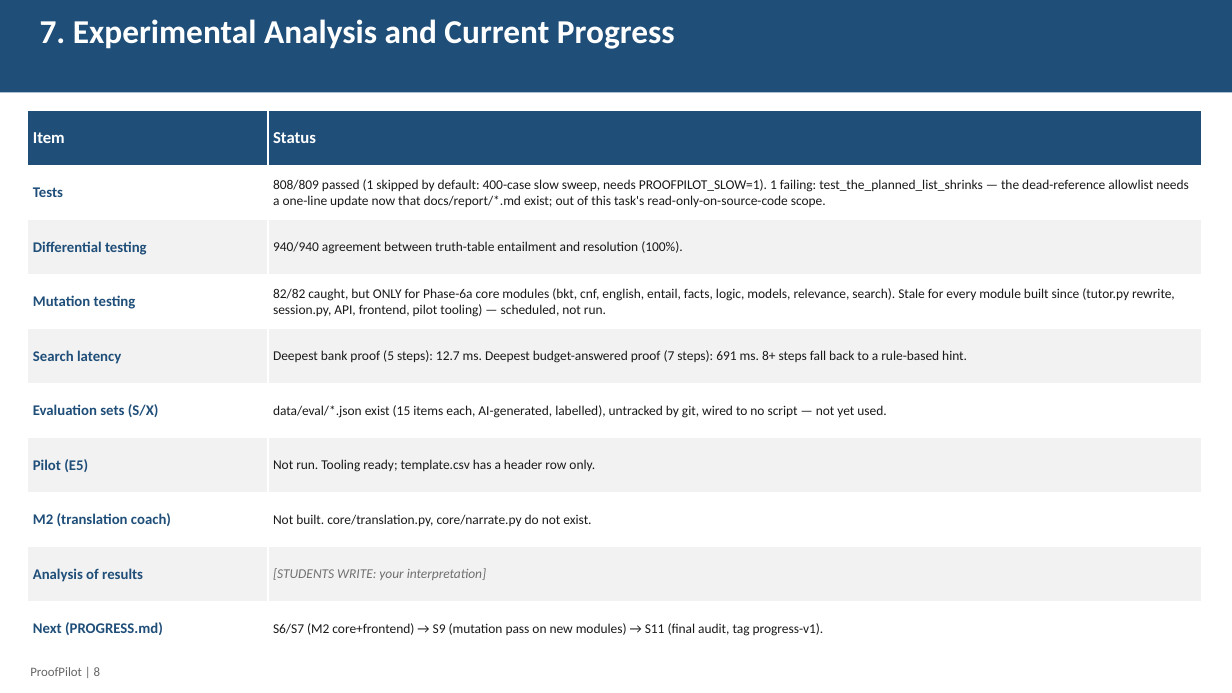
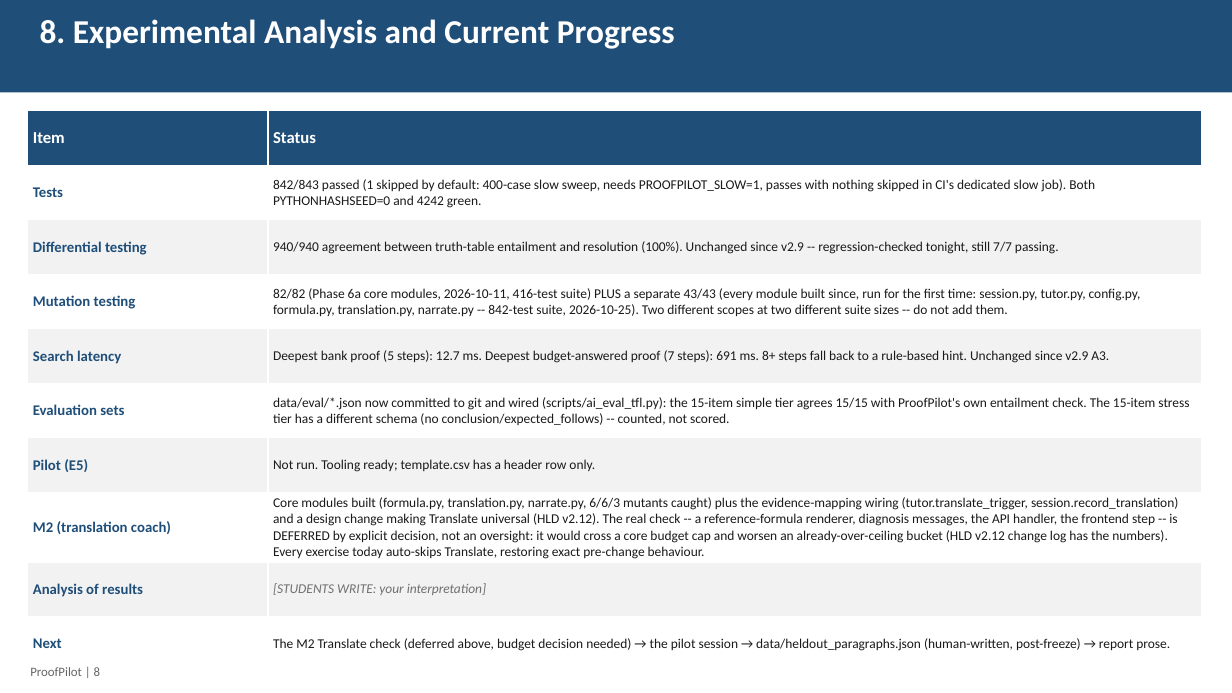
Before and after one commit to ujwal2311/proofpilot, a slide deck: slide 8 of docs/report/ProofPilot_Progress_Report.pptx. Drawn at 1232x693 pixels with LibreOffice and Linux fonts; fonts in the diff are those of the drawing. Boxes give left, top, right and bottom in pixels: in the first picture for what was removed or moved away, otherwise in the second. Text is boxed around its words. In the diff, an @@ line names an element or a change of style, - is before the commit and + after.

```diff
--- a/docs/report/ProofPilot_Progress_Report.pptx
+++ b/docs/report/ProofPilot_Progress_Report.pptx
@@ text at <box>40,19,675,49</box>: text changed @@
-7. Experimental Analysis and Current Progress
+8. Experimental Analysis and Current Progress
@@ table at <box>28,111,1202,656</box> @@
-row 2, column 2: 808/809 passed (1 skipped by default: 400-case slow sweep, needs PROOFPILOT_SLOW=1). 1 failing: test_the_planned_list_shrinks — the dead-reference allowlist needs a one-line update now that docs/report/*.md exist; out of this task's read-only-on-source-code scope.
+row 2, column 2: 842/843 passed (1 skipped by default: 400-case slow sweep, needs PROOFPILOT_SLOW=1, passes with nothing skipped in CI's dedicated slow job). Both PYTHONHASHSEED=0 and 4242 green.
-row 3, column 2: 940/940 agreement between truth-table entailment and resolution (100%).
+row 3, column 2: 940/940 agreement between truth-table entailment and resolution (100%). Unchanged since v2.9 -- regression-checked tonight, still 7/7 passing.
-row 4, column 2: 82/82 caught, but ONLY for Phase-6a core modules (bkt, cnf, english, entail, facts, logic, models, relevance, search). Stale for every module built since (tutor.py rewrite, session.py, API, frontend, pilot tooling) — scheduled, not run.
+row 4, column 2: 82/82 (Phase 6a core modules, 2026-10-11, 416-test suite) PLUS a separate 43/43 (every module built since, run for the first time: session.py, tutor.py, config.py, formula.py, translation.py, narrate.py -- 842-test suite, 2026-10-25). Two different scopes at two different suite sizes -- do not add them.
-row 5, column 2: Deepest bank proof (5 steps): 12.7 ms. Deepest budget-answered proof (7 steps): 691 ms. 8+ steps fall back to a rule-based hint.
+row 5, column 2: Deepest bank proof (5 steps): 12.7 ms. Deepest budget-answered proof (7 steps): 691 ms. 8+ steps fall back to a rule-based hint. Unchanged since v2.9 A3.
-row 6, column 1: Evaluation sets (S/X)
+row 6, column 1: Evaluation sets
-row 6, column 2: data/eval/*.json exist (15 items each, AI-generated, labelled), untracked by git, wired to no script — not yet used.
+row 6, column 2: data/eval/*.json now committed to git and wired (scripts/ai_eval_tfl.py): the 15-item simple tier agrees 15/15 with ProofPilot's own entailment check. The 15-item stress tier has a different schema (no conclusion/expected_follows) -- counted, not scored.
-row 8, column 2: Not built. core/translation.py, core/narrate.py do not exist.
+row 8, column 2: Core modules built (formula.py, translation.py, narrate.py, 6/6/3 mutants caught) plus the evidence-mapping wiring (tutor.translate_trigger, session.record_translation) and a design change making Translate universal (HLD v2.12). The real check -- a reference-formula renderer, diagnosis messages, the API handler, the frontend step -- is DEFERRED by explicit decision, not an oversight: it would cross a core budget cap and worsen an already-over-ceiling bucket (HLD v2.12 change log has the numbers). Every exercise today auto-skips Translate, restoring exact pre-change behaviour.
-row 10, column 1: Next (PROGRESS.md)
+row 10, column 1: Next
-row 10, column 2: S6/S7 (M2 core+frontend) → S9 (mutation pass on new modules) → S11 (final audit, tag progress-v1).
+row 10, column 2: The M2 Translate check (deferred above, budget decision needed) → the pilot session → data/heldout_paragraphs.json (human-written, post-freeze) → report prose.
```
Also in this commit, not shown: 5 other slides changed, 1 other file.
